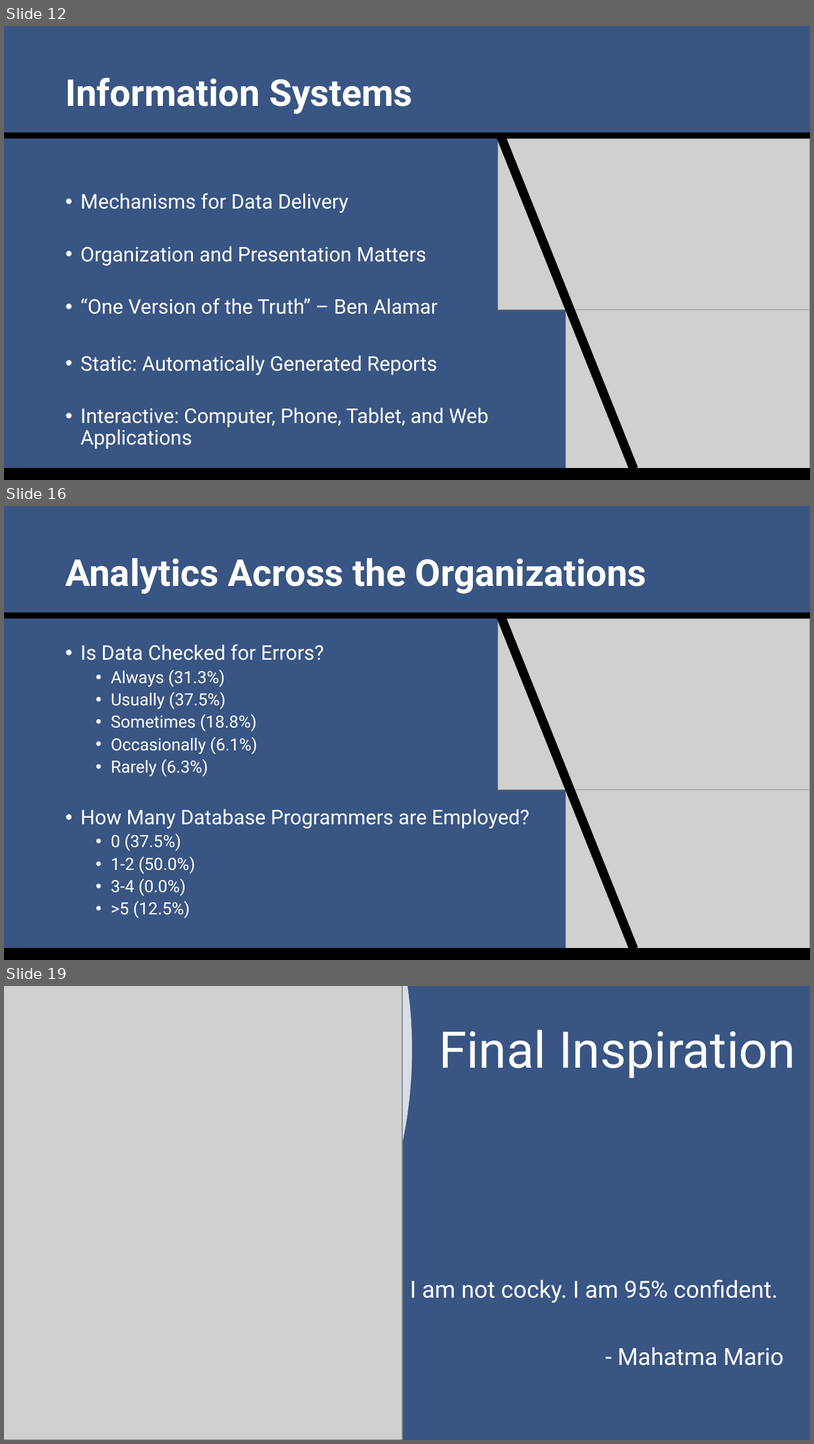
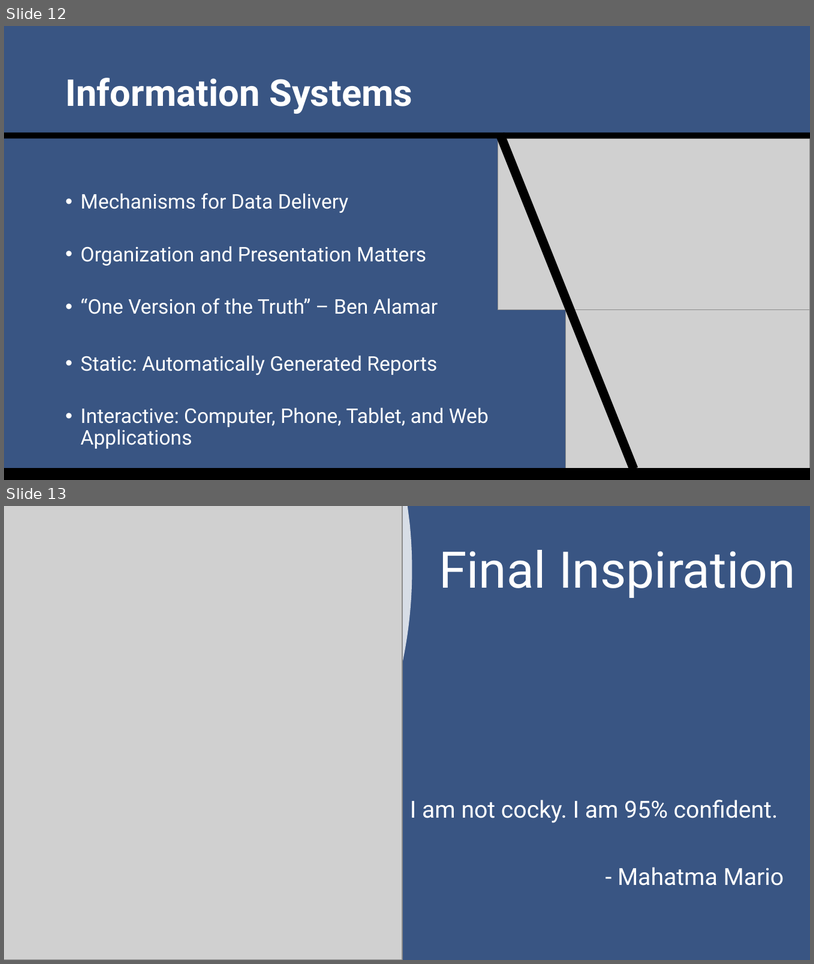
Before and after one commit to SuperMarioGiacomazzo/STOR390_WEBSITE, a slide deck: Slides/Sports Analytics 2/Sports_Analytics_2_Lecture.pptx. Shown one above the other, each under a label of ours: slides 12, 16 and 19 before the commit, slides 12 and 13 after it; the slides between them are not shown. The pictures are 814x1444 and 814x964 pixels, drawn with LibreOffice and Linux fonts; fonts in the diff are those of the drawing; grey boxes stand for pictures. Boxes give left, top, right and bottom in pixels: in the first picture for what was removed or moved away, otherwise in the second. Text is boxed around its words. In the diff, an @@ line names an element or a change of style, - is before the commit and + after.

```diff
--- a/Slides/Sports Analytics 2/Sports_Analytics_2_Lecture.pptx
+++ b/Slides/Sports Analytics 2/Sports_Analytics_2_Lecture.pptx
@@ slide 16 removed at (4, 506, 810, 960), background #395583 @@
@@ title removed at (65, 558, 647, 594) @@
-Analytics Across the Organizations
@@ rectangle removed at (4, 612, 810, 619) @@
@@ rectangle removed at (496, 612, 638, 951) @@
@@ picture removed at (498, 619, 810, 790) @@
@@ text removed at (81, 644, 530, 918) @@
-• Is Data Checked for Errors?
-  • Always (31.3%)
-  • Usually (37.5%)
-  • Sometimes (18.8%)
-  • Occasionally (6.1%)
-  • Rarely (6.3%)
-• How Many Database Programmers are Employed?
-  • 0 (37.5%)
-  • 1-2 (50.0%)
-  • 3-4 (0.0%)
-  • >5 (12.5%)
@@ picture removed at (566, 789, 810, 960) @@
@@ rectangle removed at (4, 948, 810, 960) @@
@@ what was slide 19 is now slide 13 @@
```
Also in this commit, not shown: 5 other slides removed, 3 other files.
